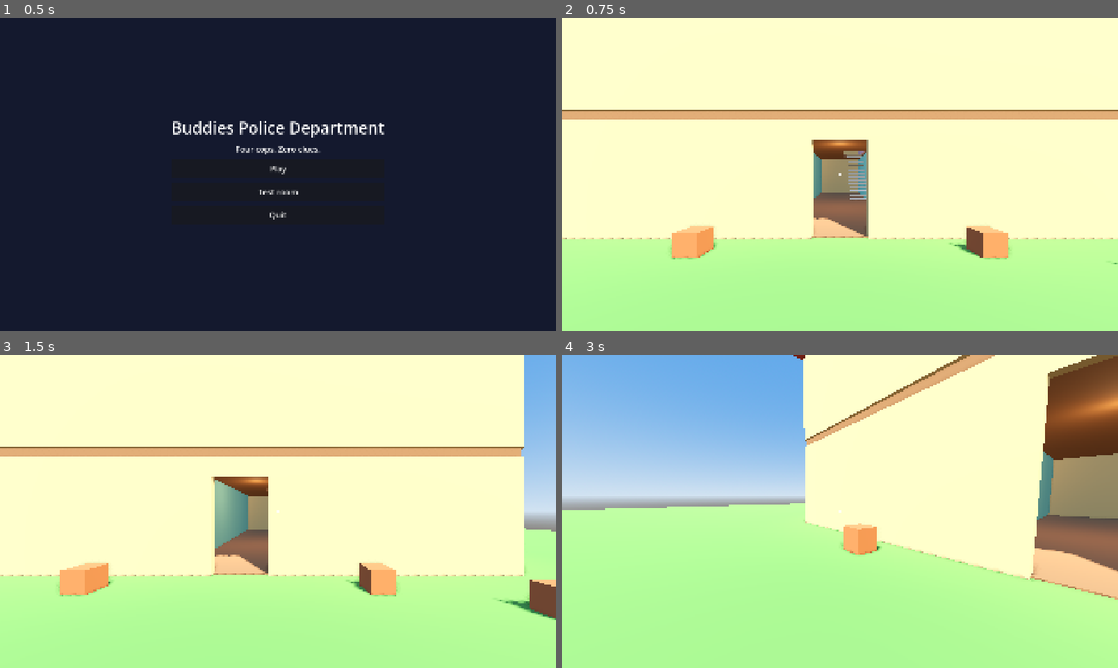
Above: before the commit, frames 1-4 (two rows, left to right).
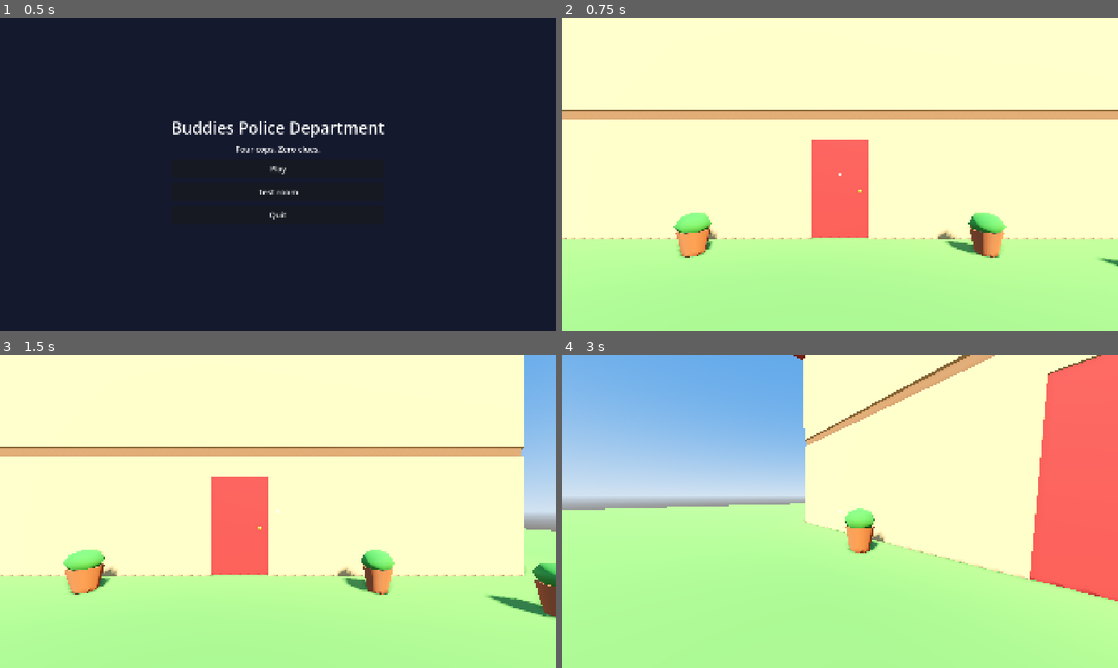
Above: after the commit, the same moments.

Repository: cristiangelini/BPD
Game: Godot game, scene res://scenes/ui/main_menu.tscn
Two runs of this game, one before a commit and one after it. Both use one fixed random seed, a clock stepped at 60 frames per second and the inputs below.
Inputs (mouse positions are in pixels of both pictures, inside the frame that each line leads up to):
- Up to frame 1 (0.5 s): no input
- Up to frame 2 (0.75 s): click "Play" at 0.5 s
- Up to frame 3 (1.5 s): tap Enter at 1.25 s; move the mouse to (400, 495) at 1.27 s; hold D (move_right) from 1.28 s (still down); hold E (use) from 1.28 s (still down); click (400, 495) at 1.35 s
- Up to frame 4 (3 s): tap Space (jump) at 1.52, 2.27 s; move the mouse to (812, 511) at 2.02 s; release D (move_right) at 2.03 s; release E (use) at 2.03 s; hold W (move_forward) from 2.03 s (still down); tap E (use) at 2.1 s; click (812, 511) at 2.3 s; move the mouse to (851, 505) at 2.77 s; hold Ctrl (crouch) from 2.78 s (still down); click (851, 505) at 2.92 s

Frame 1 is identical in both runs. In frame 2, 4.7% of the frame differs, in the area x 19-100%, y 38-80%; in frame 3, 5.4%; in frame 4, 11%, in the area x 50-100%, y 0-79%.

Commit message:
Add the grandpa's locked front door and the key pots
Co-Authored-By: Claude Opus 5.5 (1M context) <noreply@anthropic.com>
Claude-Session: https://claude.ai/code/session_01UXwRy4nCUmp8Zcg5tBLZhH

Diff:
--- a/scenes/levels/grandpa_house.tscn
+++ b/scenes/levels/grandpa_house.tscn
@@ -1,7 +1,8 @@
-[gd_scene load_steps=6 format=3]
+[gd_scene load_steps=7 format=3]
 
 [ext_resource type="Script" path="res://scripts/levels/grandpa_house.gd" id="1"]
 [ext_resource type="PackedScene" path="res://scenes/player/cop.tscn" id="2"]
+[ext_resource type="PackedScene" path="res://scenes/props/front_door.tscn" id="3"]
 
 [sub_resource type="ProceduralSkyMaterial" id="SkyMat"]
 sky_top_color = Color(0.32, 0.56, 0.9, 1)
@@ -43,5 +44,8 @@
 
 [node name="Evidence" type="Node3D" parent="."]
 
+[node name="FrontDoor" parent="." instance=ExtResource("3")]
+transform = Transform3D(1, 0, 0, 0, 1, 0, 0, 0, 1, -0.6, 0, 5)
+
 [node name="Cop" parent="." instance=ExtResource("2")]
 transform = Transform3D(1, 0, 0, 0, 1, 0, 0, 0, 1, 0, 0.1, 9)
--- a/scenes/player/cop.tscn
+++ b/scenes/player/cop.tscn
@@ -43,3 +43,25 @@
 offset_bottom = 3.0
 mouse_filter = 2
 color = Color(1, 1, 1, 0.8)
+
+[node name="Hint" type="Label" parent="Hud"]
+visible = false
+anchors_preset = 7
+anchor_left = 0.5
+anchor_top = 1.0
+anchor_right = 0.5
+anchor_bottom = 1.0
+offset_left = -400.0
+offset_top = -140.0
+offset_right = 400.0
+offset_bottom = -90.0
+grow_horizontal = 2
+grow_vertical = 0
+mouse_filter = 2
+theme_override_constants/outline_size = 8
+theme_override_font_sizes/font_size = 28
+horizontal_alignment = 1
+
+[node name="Timer" type="Timer" parent="Hud/Hint"]
+wait_time = 2.5
+one_shot = true
--- /dev/null
+++ b/scenes/props/front_door.tscn
@@ -0,0 +1,49 @@
+[gd_scene load_steps=7 format=3]
+
+[ext_resource type="Script" path="res://scripts/props/front_door.gd" id="1"]
+
+[sub_resource type="BoxShape3D" id="Shape"]
+size = Vector3(1.2, 2.1, 0.08)
+
+[sub_resource type="BoxMesh" id="Mesh"]
+size = Vector3(1.2, 2.1, 0.08)
+
+[sub_resource type="StandardMaterial3D" id="Red"]
+albedo_color = Color(0.82, 0.22, 0.2, 1)
+roughness = 0.8
+
+[sub_resource type="SphereMesh" id="Knob"]
+radius = 0.05
+height = 0.1
+radial_segments = 8
+rings = 4
+
+[sub_resource type="StandardMaterial3D" id="Gold"]
+albedo_color = Color(1, 0.8, 0.25, 1)
+metallic = 0.6
+roughness = 0.4
+
+[node name="FrontDoor" type="Node3D"]
+script = ExtResource("1")
+
+[node name="Panel" type="AnimatableBody3D" parent="."]
+transform = Transform3D(1, 0, 0, 0, 1, 0, 0, 0, 1, 0.6, 0, 0)
+
+[node name="Shape" type="CollisionShape3D" parent="Panel"]
+transform = Transform3D(1, 0, 0, 0, 1, 0, 0, 0, 1, 0, 1.05, 0)
+shape = SubResource("Shape")
+
+[node name="Mesh" type="MeshInstance3D" parent="Panel"]
+transform = Transform3D(1, 0, 0, 0, 1, 0, 0, 0, 1, 0, 1.05, 0)
+mesh = SubResource("Mesh")
+surface_material_override/0 = SubResource("Red")
+
+[node name="KnobOut" type="MeshInstance3D" parent="Panel"]
+transform = Transform3D(1, 0, 0, 0, 1, 0, 0, 0, 1, 0.42, 1.0, 0.07)
+mesh = SubResource("Knob")
+surface_material_override/0 = SubResource("Gold")
+
+[node name="KnobIn" type="MeshInstance3D" parent="Panel"]
+transform = Transform3D(1, 0, 0, 0, 1, 0, 0, 0, 1, 0.42, 1.0, -0.07)
+mesh = SubResource("Knob")
+surface_material_override/0 = SubResource("Gold")
--- /dev/null
+++ b/scenes/props/key_pot.tscn
@@ -0,0 +1,45 @@
+[gd_scene load_steps=7 format=3]
+
+[ext_resource type="Script" path="res://scripts/props/key_pot.gd" id="1"]
+
+[sub_resource type="CylinderShape3D" id="Shape"]
+height = 0.4
+radius = 0.22
+
+[sub_resource type="CylinderMesh" id="Pot"]
+top_radius = 0.24
+bottom_radius = 0.16
+height = 0.4
+radial_segments = 8
+rings = 1
+
+[sub_resource type="StandardMaterial3D" id="Clay"]
+albedo_color = Color(0.85, 0.45, 0.25, 1)
+roughness = 0.9
+
+[sub_resource type="SphereMesh" id="Plant"]
+radius = 0.26
+height = 0.4
+radial_segments = 7
+rings = 3
+
+[sub_resource type="StandardMaterial3D" id="Leaves"]
+albedo_color = Color(0.3, 0.7, 0.25, 1)
+roughness = 0.9
+
+[node name="KeyPot" type="StaticBody3D"]
+script = ExtResource("1")
+
+[node name="Shape" type="CollisionShape3D" parent="."]
+transform = Transform3D(1, 0, 0, 0, 1, 0, 0, 0, 1, 0, 0.2, 0)
+shape = SubResource("Shape")
+
+[node name="Pot" type="MeshInstance3D" parent="."]
+transform = Transform3D(1, 0, 0, 0, 1, 0, 0, 0, 1, 0, 0.2, 0)
+mesh = SubResource("Pot")
+surface_material_override/0 = SubResource("Clay")
+
+[node name="Plant" type="MeshInstance3D" parent="."]
+transform = Transform3D(1, 0, 0, 0, 1, 0, 0, 0, 1, 0, 0.5, 0)
+mesh = SubResource("Plant")
+surface_material_override/0 = SubResource("Leaves")
--- a/scripts/levels/grandpa_house.gd
+++ b/scripts/levels/grandpa_house.gd
@@ -23,7 +23,6 @@
 const ROOF := Color(0.86, 0.32, 0.26)
 const FURNITURE := Color(0.55, 0.36, 0.62)
 const WHITE := Color(0.92, 0.92, 0.88)
-const POT := Color(0.85, 0.45, 0.25)
 
 ## [axis, fixed, from, to, level, door centers, color]. Axis "x" runs along x at z = fixed; "z" along z at x = fixed.
 const WALLS := [
@@ -61,6 +60,8 @@
 ## The door key hides in one of these pots by the front door.
 const POTS := [Vector3(-2.5, 0.0, 5.8), Vector3(2.5, 0.0, 5.8), Vector3(4.5, 0.0, 6.6)]
 
+const POT_SCENE := preload("res://scenes/props/key_pot.tscn")
+
 ## Evidence placed this week: the main one (cookie tin) and the small safe. Album and figurine come later.
 const EVIDENCE := [
 	{"scene": preload("res://scenes/props/cookie_tin.tscn"), "heavy": false, "half_height": 0.085},
@@ -74,6 +75,7 @@
 var evidence_spots: Array = []
 var evidence: Array[Node3D] = []
 var key_pot := 0
+var pots: Array[KeyPot] = []
 
 var _materials := {}
 @onready var _built: Node3D = $Built
@@ -88,6 +90,7 @@
 	var result := HidingDraw.draw(case_seed, spot_heavy, item_heavy, POTS.size())
 	evidence_spots = result.spots
 	key_pot = result.key_pot
+	pots[key_pot].has_key = true
 	for i in EVIDENCE.size():
 		var item: Node3D = EVIDENCE[i].scene.instantiate()
 		item.position = SPOTS[evidence_spots[i]].at + Vector3.UP * (EVIDENCE[i].half_height + 0.02)
@@ -119,7 +122,10 @@
 	_stairs()
 	_furniture()
 	for p: Vector3 in POTS:
-		_box(p + Vector3(0, 0.2, 0), Vector3(0.4, 0.4, 0.4), POT)
+		var pot: KeyPot = POT_SCENE.instantiate()
+		pot.position = p
+		_built.add_child(pot)
+		pots.append(pot)
 	_lights()
 
 
--- a/scripts/player/cop.gd
+++ b/scripts/player/cop.gd
@@ -19,19 +19,39 @@
 var is_crouching := false
 ## After running out of stamina, running waits until half of it is back.
 var exhausted := false
+## Found in one of the pots by the grandpa's front door.
+var has_key := false
 
 @onready var _shape: CollisionShape3D = $Shape
 @onready var _head: Node3D = $Head
 @onready var camera: Camera3D = $Head/Camera
 @onready var model: Node3D = $Model
+@onready var _hint: Label = $Hud/Hint
+@onready var _hint_timer: Timer = $Hud/Hint/Timer
 
 
 func _ready() -> void:
 	InputSetup.ensure_actions()
 	camera.fov = GameScale.FOV
 	_apply_height(GameScale.COP_HEIGHT)
+	_hint_timer.timeout.connect(_hint.hide)
 	if input_enabled:
 		_hide_from_own_camera()
+
+
+## What the camera points at within reach (empty if nothing), ignoring the cop's own body.
+func aim_hit(reach: float) -> Dictionary:
+	var eye := camera.global_transform
+	var query := PhysicsRayQueryParameters3D.create(eye.origin, eye.origin - eye.basis.z * reach)
+	query.exclude = [get_rid()]
+	return get_world_3d().direct_space_state.intersect_ray(query)
+
+
+## Shows a short line at the bottom of this cop's screen. `key` is a tr() key.
+func show_hint(key: String) -> void:
+	_hint.text = key
+	_hint.show()
+	_hint_timer.start()
 
 
 ## Swaps the body for the skin of player `index` (0 to 3).
@@ -61,6 +81,8 @@
 		look(event.relative * MOUSE_SENSITIVITY)
 	elif event is InputEventMouseButton and event.pressed:
 		Input.mouse_mode = Input.MOUSE_MODE_CAPTURED
+	elif event.is_action_pressed("use"):
+		use()
 	elif event.is_action_pressed("ui_cancel"):
 		Input.mouse_mode = Input.MOUSE_MODE_VISIBLE
 
@@ -72,6 +94,21 @@
 	var wish := Input.get_vector("move_left", "move_right", "move_forward", "move_back")
 	step(delta, wish, Input.is_action_pressed("run"), Input.is_action_pressed("crouch"),
 		Input.is_action_just_pressed("jump"))
+
+
+## Uses what the camera points at (a pot, a door...), if it can be used. Returns true if something was used.
+func use() -> bool:
+	var hit := aim_hit(GameScale.GRAB_REACH)
+	if hit.is_empty():
+		return false
+	# A door's body is a child of the door itself.
+	var target: Node = hit.collider
+	if not target.has_method("use"):
+		target = target.get_parent()
+	if not target.has_method("use"):
+		return false
+	target.use(self)
+	return true
 
 
 ## Rotates the view: x turns the body, y tilts the head.
--- a/scripts/player/grabber.gd
+++ b/scripts/player/grabber.gd
@@ -41,9 +41,7 @@
 ## Grabs the object in front of the camera within reach. Returns true if it got one.
 func try_grab() -> bool:
 	var eye := _cop.camera.global_transform
-	var query := PhysicsRayQueryParameters3D.create(eye.origin, eye.origin - eye.basis.z * GameScale.GRAB_REACH)
-	query.exclude = [_cop.get_rid()]
-	var hit := _cop.get_world_3d().direct_space_state.intersect_ray(query)
+	var hit := _cop.aim_hit(GameScale.GRAB_REACH)
 	if hit.is_empty() or not hit.collider is Grabbable:
 		return false
 	held = hit.collider
--- /dev/null
+++ b/scripts/props/front_door.gd
@@ -0,0 +1,56 @@
+class_name FrontDoor
+extends Node3D
+
+## The grandpa's locked front door (docs/diseno/allanamiento.md, "La casa del abuelo").
+## It opens with the key from a pot, or breaks after RAM_HITS hits of the battering ram.
+
+signal opened
+signal broken
+
+const RAM_HITS := 3
+const SWING := deg_to_rad(100.0)
+const SWING_TIME := 0.5
+
+var locked := true
+var is_open := false
+var is_broken := false
+var hits := 0
+
+@onready var _panel: AnimatableBody3D = $Panel
+
+
+func use(cop: Cop) -> void:
+	if is_broken:
+		return
+	if locked:
+		if not cop.has_key:
+			cop.show_hint("HINT_DOOR_LOCKED")
+			return
+		locked = false
+		cop.show_hint("HINT_DOOR_UNLOCKED")
+	_swing(not is_open)
+
+
+## One battering ram hit; at RAM_HITS the door comes off. Returns true if this hit broke it.
+func ram_hit() -> bool:
+	if is_broken or is_open:
+		return false
+	hits += 1
+	if hits < RAM_HITS:
+		return false
+	is_broken = true
+	locked = false
+	# The panel falls flat inside the house, out of the way.
+	_panel.collision_layer = 0
+	var tween := create_tween()
+	tween.tween_property(_panel, "rotation:x", -PI / 2, 0.35).set_trans(Tween.TRANS_QUAD).set_ease(Tween.EASE_IN)
+	broken.emit()
+	return true
+
+
+func _swing(open: bool) -> void:
+	is_open = open
+	var tween := create_tween()
+	tween.tween_property(self, "rotation:y", SWING if open else 0.0, SWING_TIME).set_trans(Tween.TRANS_SINE)
+	if open:
+		opened.emit()
--- /dev/null
+++ b/scripts/props/key_pot.gd
@@ -0,0 +1,17 @@
+class_name KeyPot
+extends StaticBody3D
+
+## A pot by the front door. One of them, drawn with the case seed, keeps the door key (docs/diseno/allanamiento.md).
+
+signal searched(found_key: bool)
+
+var has_key := false
+
+
+func use(cop: Cop) -> void:
+	var found := has_key
+	if found:
+		has_key = false
+		cop.has_key = true
+	cop.show_hint("HINT_KEY_FOUND" if found else "HINT_POT_EMPTY")
+	searched.emit(found)
--- /dev/null
+++ b/tests/unit/test_front_door.gd
@@ -0,0 +1,88 @@
+extends GutTest
+
+## The grandpa's locked front door, the key pots and E to use things (docs/diseno/allanamiento.md).
+
+const DOOR_SCENE := preload("res://scenes/props/front_door.tscn")
+const POT_SCENE := preload("res://scenes/props/key_pot.tscn")
+const COP_SCENE := preload("res://scenes/player/cop.tscn")
+const HOUSE_SCENE := preload("res://scenes/levels/grandpa_house.tscn")
+
+
+func _cop() -> Cop:
+	var cop: Cop = COP_SCENE.instantiate()
+	cop.input_enabled = false
+	add_child_autofree(cop)
+	return cop
+
+
+func _door() -> FrontDoor:
+	return add_child_autofree(DOOR_SCENE.instantiate())
+
+
+func test_locked_door_needs_the_key() -> void:
+	var door := _door()
+	var cop := _cop()
+	door.use(cop)
+	assert_true(door.locked)
+	assert_false(door.is_open)
+	assert_eq(cop.get_node("Hud/Hint").text, "HINT_DOOR_LOCKED")
+
+
+func test_only_the_drawn_pot_has_the_key() -> void:
+	var cop := _cop()
+	var empty: KeyPot = add_child_autofree(POT_SCENE.instantiate())
+	var full: KeyPot = add_child_autofree(POT_SCENE.instantiate())
+	full.has_key = true
+	empty.use(cop)
+	assert_false(cop.has_key)
+	full.use(cop)
+	assert_true(cop.has_key)
+	assert_false(full.has_key, "the key is taken, not copied")
+
+
+func test_key_unlocks_and_opens_the_door() -> void:
+	var door := _door()
+	var cop := _cop()
+	cop.has_key = true
+	watch_signals(door)
+	door.use(cop)
+	assert_false(door.locked)
+	assert_true(door.is_open)
+	assert_signal_emitted(door, "opened")
+	await wait_seconds(FrontDoor.SWING_TIME + 0.1)
+	assert_almost_eq(door.rotation.y, FrontDoor.SWING, 0.01)
+	door.use(cop)
+	assert_false(door.is_open, "using it again closes it")
+
+
+func test_three_ram_hits_break_the_door() -> void:
+	var door := _door()
+	watch_signals(door)
+	assert_false(door.ram_hit())
+	assert_false(door.ram_hit())
+	assert_true(door.ram_hit())
+	assert_true(door.is_broken)
+	assert_signal_emitted(door, "broken")
+	assert_eq(door.get_node("Panel").collision_layer, 0, "the broken door no longer blocks the way")
+
+
+func test_house_hides_the_key_in_one_pot() -> void:
+	var house: GrandpaHouse = HOUSE_SCENE.instantiate()
+	house.case_seed = 99
+	house.get_node("Cop").input_enabled = false
+	add_child_autofree(house)
+	var with_key := house.pots.filter(func(p: KeyPot) -> bool: return p.has_key)
+	assert_eq(with_key.size(), 1)
+	assert_eq(with_key[0], house.pots[house.key_pot])
+
+
+func test_cop_uses_the_door_in_front() -> void:
+	var house: GrandpaHouse = HOUSE_SCENE.instantiate()
+	house.case_seed = 99
+	var cop: Cop = house.get_node("Cop")
+	cop.input_enabled = false
+	cop.position = Vector3(0, 0.1, 6.4)
+	add_child_autofree(house)
+	await wait_physics_frames(3)
+	assert_true(cop.use(), "E reaches the door in front")
+	assert_eq(cop.get_node("Hud/Hint").text, "HINT_DOOR_LOCKED")
--- a/translations/texts.csv
+++ b/translations/texts.csv
@@ -4,3 +4,7 @@
 MENU_PLAY,Jugar,Play,Jogar
 MENU_TEST_ROOM,Sala de pruebas,Test room,Sala de testes
 MENU_QUIT,Salir,Quit,Sair
+HINT_KEY_FOUND,¡Encontraste la llave!,You found the key!,Você encontrou a chave!
+HINT_POT_EMPTY,Solo hay tierra.,Just dirt.,Só tem terra.
+HINT_DOOR_LOCKED,Está cerrada. Busca la llave o usa el ariete.,It's locked. Find the key or use the battering ram.,Está trancada. Procure a chave ou use o aríete.
+HINT_DOOR_UNLOCKED,Abriste la puerta con la llave.,You unlocked the door.,Você destrancou a porta.
Not shown, added: scripts/props/front_door.gd.uid
Not shown, added: scripts/props/key_pot.gd.uid
Not shown, added: tests/unit/test_front_door.gd.uid
Not shown, changed: CHANGELOG.md
Not shown, changed: docs/diseno/allanamiento.md
